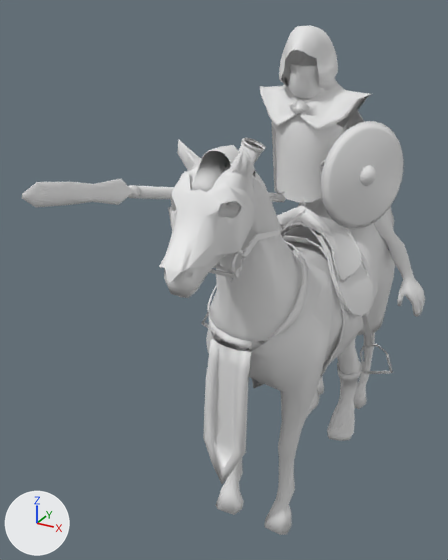
A saved change to the Blender file Models Personatges/Jonathan_Models/cavalry_elf.blend.
Before and after are seen from a 50 mm lens placed at (1.87, -5.77, 4.33), pointed at (-0.66, -1.17, 2.02). Every picture has the same lights, and +X, +Y and +Z are marked at lower left. Materials are left out; every surface is plain grey.

Before the edit, the objects in view are built like this:
```python
ob_armadura = bpy.data.objects.new('armadura', me_circle_013)
ob_armadura.location = (-0.008, 0.029, 2.238)
ob_armadura.scale = (0.159, 0.159, 0.151)
ob_brazalete_d = bpy.data.objects.new('Brazalete_d', me_cylinder_002)
ob_brazalete_d.location = (-0.302, -1.091, 1.941)
ob_capucha = bpy.data.objects.new('capucha', me_circle_009)
ob_capucha.location = (-0.126, -0.667, 3.775)
ob_capucha.rotation_euler = (0.0, 0.0, -0.0156)  # degrees (0, 0, -0.9)
ob_capucha.scale = (0.176, 0.176, 0.176)
ob_escudo = bpy.data.objects.new('Escudo', me_cylinder_004)
ob_escudo.location = (0.329, -1.004, 3.254)
ob_escudo.rotation_euler = (-0.0685, 0.881, 0.951)  # degrees (-3.9, 50, 54)
ob_hero = bpy.data.objects.new('Hero', me_circle_012)
ob_hero.location = (-0.008, 0.063, 2.699)
ob_hero.scale = (0.143, 0.143, 0.143)
ob_lanza = bpy.data.objects.new('lanza', me_cylinder_005)
ob_lanza.location = (-1.001, -1.993, 3.004)
ob_lrein08 = bpy.data.objects.new('lRein08', me_lrein08)
ob_lrein08.location = (-0.042, -2.268, 2.981)
ob_lrein08.rotation_euler = (1.908, 0.0154, 0.0162)  # degrees (109, 0.9, 0.9)
ob_lrein08.scale = (2.77, 2.77, 2.77)
```
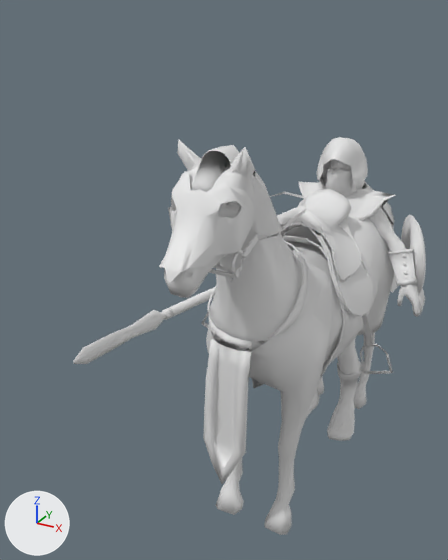
Boxes [x1, y1, x2, y2] around the edits, measured in the pictures (448 x 560 px):
'lRein08', reshaped (49% wider)
    before: [159, 140, 395, 535]
    after: [73, 137, 426, 535]
'Escudo', deleted
    before: [319, 121, 404, 229]
'capucha', deleted
    before: [260, 25, 371, 193]
'armadura', deleted
    before: [272, 86, 348, 202]
'Hero', deleted
    before: [298, 202, 425, 441]
'lanza', deleted
    before: [22, 179, 286, 207]
'Brazalete_d', deleted
    before: [238, 138, 266, 165]
part 1 of me_lrein08, added
    after: [73, 137, 426, 441]
part 2 of me_lrein08, cut back
    before: [257, 209, 306, 240]
    after: [277, 209, 306, 236]

Edits to the bpy script that builds the scene:
```text
Change me_lrein08:
    used by ob_lrein08; location = (-0.042, -2.268, 2.981); rotation_euler = (1.908, 0.0154, 0.0162), in degrees (109, 0.9, 0.9); scale = (2.77, 2.77, 2.77)
    remove me_lrein08.from_pydata(...)  # 2724 vertices, 3252 faces, 11 loose edges; spans x -0.34..0.36, y -1.34..0.23, z -0.93..0.26
    add me_lrein08.from_pydata(...)  # 7001 vertices, 7858 faces, 6 loose edges; spans x -0.44..0.37, y -1.34..0.23, z -1.04..0.26
    me_lrein08 part 1: 4281 vertices added at x -0.44..0.37, y -1.32..-0.19, z -1.04..0.25
    me_lrein08 part 2: 5 vertices removed from x -0.09..0.09, y -0.1..0.1, z -0.17..0.08; 1 vertex added at x 0.09, y -0.09, z -0.17
Remove ob_lanza:
    ob_lanza = bpy.data.objects.new('lanza', me_cylinder_005)
    ob_lanza.location = (-1.001, -1.993, 3.004)
Remove ob_escudo:
    ob_escudo = bpy.data.objects.new('Escudo', me_cylinder_004)
    ob_escudo.location = (0.329, -1.004, 3.254)
    ob_escudo.rotation_euler = (-0.0685, 0.881, 0.951)  # degrees (-3.9, 50, 54)
Remove ob_brazalete_d:
    ob_brazalete_d = bpy.data.objects.new('Brazalete_d', me_cylinder_002)
    ob_brazalete_d.location = (-0.302, -1.091, 1.941)
Remove ob_armadura:
    ob_armadura = bpy.data.objects.new('armadura', me_circle_013)
    ob_armadura.location = (-0.008, 0.029, 2.238)
    ob_armadura.scale = (0.159, 0.159, 0.151)
Remove ob_capucha:
    ob_capucha = bpy.data.objects.new('capucha', me_circle_009)
    ob_capucha.location = (-0.126, -0.667, 3.775)
    ob_capucha.rotation_euler = (0.0, 0.0, -0.0156)  # degrees (0, 0, -0.9)
    ob_capucha.scale = (0.176, 0.176, 0.176)
Remove ob_hero:
    ob_hero = bpy.data.objects.new('Hero', me_circle_012)
    ob_hero.location = (-0.008, 0.063, 2.699)
    ob_hero.scale = (0.143, 0.143, 0.143)
```
